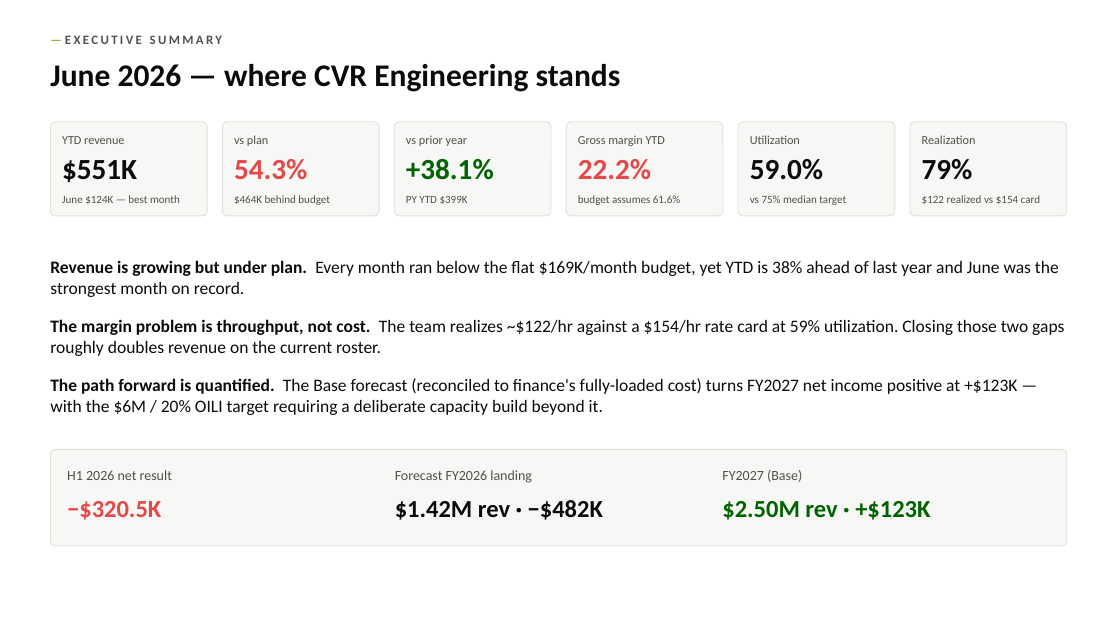
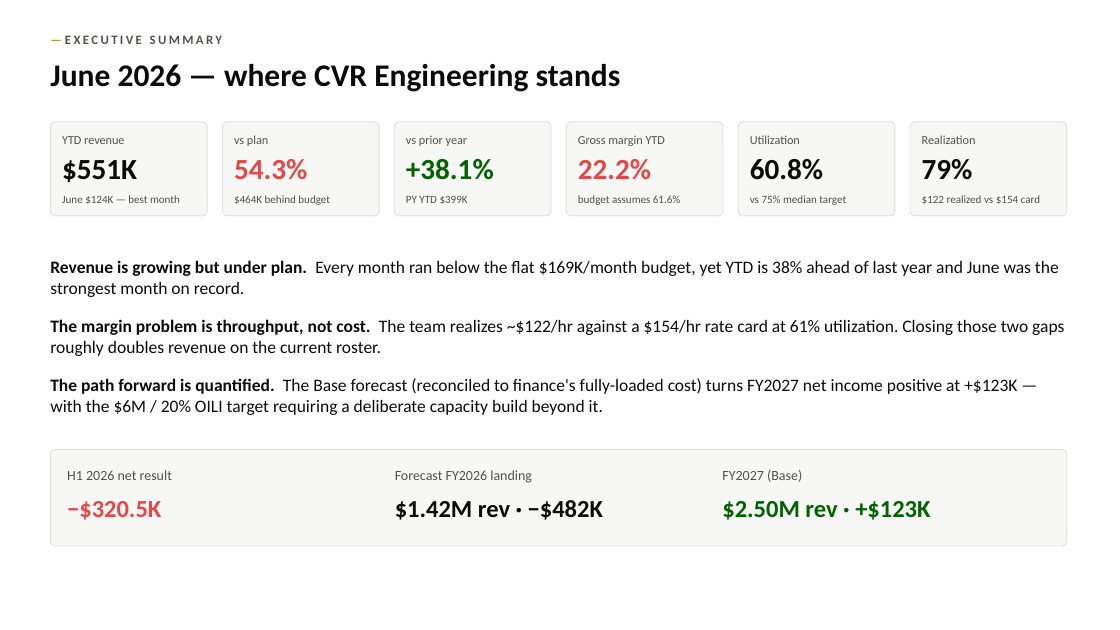
Before and after one commit to codlingjim-debug/CVR---Financial, a slide deck: slide 3 of reports/CVR_Deck_Jun2026.pptx. Drawn at 1120x630 pixels with LibreOffice and Linux fonts; fonts in the diff are those of the drawing. Boxes give left, top, right and bottom in pixels: in the first picture for what was removed or moved away, otherwise in the second. Text is boxed around its words. In the diff, an @@ line names an element or a change of style, - is before the commit and + after.

```diff
--- a/reports/CVR_Deck_Jun2026.pptx
+++ b/reports/CVR_Deck_Jun2026.pptx
@@ text at [750,159,823,180]: text changed @@
-59.0%
+60.8%
@@ text at [50,319,1064,356]: text changed @@
-The margin problem is throughput, not cost. The team realizes ~$122/hr against a $154/hr rate card at 59% utilization. Closing those two gaps roughly doubles revenue on the current roster.
+The margin problem is throughput, not cost. The team realizes ~$122/hr against a $154/hr rate card at 61% utilization. Closing those two gaps roughly doubles revenue on the current roster.
```
Also in this commit, not shown: 10 other slides changed, 9 other files.
